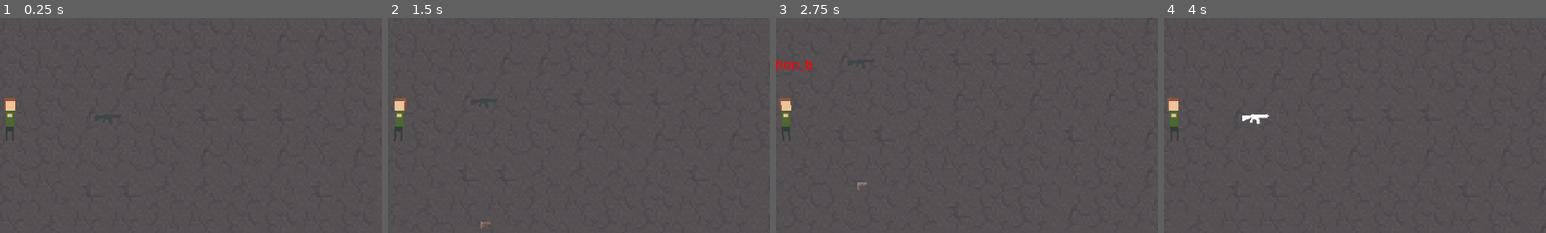
Above: before the commit, frames 1-4 (left to right).
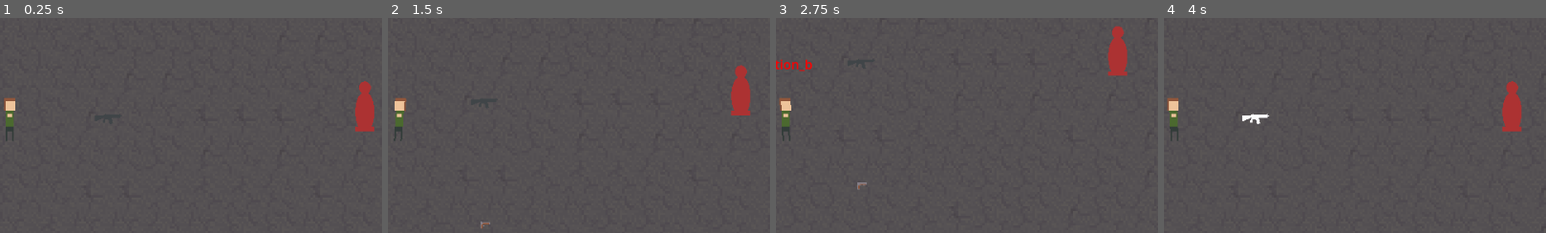
Above: after the commit, the same moments.

Repository: vikkio88/nigghiazza
Game: Godot game, scene res://levels/TestLevel.tscn
Two runs of this game, one before a commit and one after it. Both use one fixed random seed, a clock stepped at 60 frames per second and the inputs below.
Inputs (mouse positions are % of the whole screen's width and height, from its top left):
- Up to frame 1 (0.25 s): no input
- Up to frame 2 (1.5 s): tap Enter at 0.5 s; move the mouse to (72, 45) at 0.52 s; hold D (right) 0.53-1.28 s; hold Right mouse button (ads) 0.53-1.28 s; move the mouse to (30, 55) at 1.27 s; hold S (down) from 1.28 s (still down); tap E (action_a) at 1.35 s
- Up to frame 3 (2.75 s): right-click (30, 55) at 1.55 s; move the mouse to (60, 28) at 2.02 s; release S (down) at 2.03 s; hold D (right) from 2.03 s (still down); hold Right mouse button (ads) from 2.03 s (still down); tap Q (action_b) at 2.1 s
- Up to frame 4 (4 s): move the mouse to (45, 70) at 2.77 s; release D (right) at 2.78 s; release Right mouse button (ads) at 2.78 s; hold W (up) 2.78-3.53 s; right-click (45, 70) at 2.85 s; move the mouse to (80, 65) at 3.52 s; hold A (left) from 3.53 s (still down); hold Right mouse button (ads) from 3.53 s (still down); tap F (inspect) at 3.6 s
The pictures show only the part of the screen within x 49-99%, y 26-76%; the shares and areas given below are measured in that part.

The runs differ from the first frame. In frame 1, 1.0% of the frame differs, in the area x 93-98%, y 29-53%; in frame 2, 1.0%; in frame 3, 0.9%; in frame 4, 1.0%, in the area x 88-94%, y 29-53%.

Commit message:
adding test dummy

Diff:
--- /dev/null
+++ b/actors/enemies/dummy/dummy.gd
@@ -0,0 +1,22 @@
+extends RigidBody2D
+
+@onready var body: CollisionShape2D = $body
+@onready var head: CollisionShape2D = $head
+@onready var dmg_ph: Node2D = $dmg
+@onready var sprite: Sprite2D = $sprite
+
+const HEADSHOT_THRESHOLD: float = 23.0
+const BODYSHOT_THRESHOLD: float = 60.0
+
+
+#region HitLogic
+func hit(point: Vector2, base_dmg: float) -> void:
+	var head_d = head.global_position.distance_to(point)
+	var body_d = body.global_position.distance_to(point)
+	var type = "body shot"
+	var damage = base_dmg
+	if head_d < HEADSHOT_THRESHOLD or head_d < body_d:
+		type = "Headshot!"
+		damage *= 2
+	HudFactory.add_floating_critical("%s - %d" % [type, damage], dmg_ph)
+#endregion
--- /dev/null
+++ b/actors/enemies/dummy/dummy.tscn
@@ -0,0 +1,31 @@
+[gd_scene load_steps=5 format=3 uid="uid://cgy4d1haw5tu8"]
+
+[ext_resource type="Script" path="res://actors/enemies/dummy/dummy.gd" id="1_l80wu"]
+[ext_resource type="Texture2D" uid="uid://bo0lb6ay0d50o" path="res://actors/enemies/dummy/dummy.png" id="2_6o2yy"]
+
+[sub_resource type="CircleShape2D" id="CircleShape2D_y3k78"]
+radius = 8.06226
+
+[sub_resource type="CapsuleShape2D" id="CapsuleShape2D_y2cux"]
+radius = 12.0
+height = 46.0
+
+[node name="dummy" type="RigidBody2D"]
+mass = 600.0
+script = ExtResource("1_l80wu")
+
+[node name="sprite" type="Sprite2D" parent="."]
+position = Vector2(0, -2)
+scale = Vector2(0.5, 0.5)
+texture = ExtResource("2_6o2yy")
+
+[node name="head" type="CollisionShape2D" parent="."]
+position = Vector2(0, -25)
+shape = SubResource("CircleShape2D_y3k78")
+
+[node name="body" type="CollisionShape2D" parent="."]
+position = Vector2(0, 6)
+shape = SubResource("CapsuleShape2D_y2cux")
+
+[node name="dmg" type="Node2D" parent="."]
+position = Vector2(1, -80)
--- a/actors/items/weapons/bullet.gd
+++ b/actors/items/weapons/bullet.gd
@@ -39,3 +39,16 @@
 
 func destroy():
 	queue_free()
+
+
+func _on_area_body_entered(body: Node2D) -> void:
+	set_freeze_enabled(true)
+	if body.has_method("hit"):
+		body.hit(global_position, _base_dmg)
+		#var hole = hole_scene.instantiate()
+		#body.add_hole(hole)
+		#if _hit_point == Vector2.ZERO:
+			#hole.global_position = global_position
+		#else:
+			#hole.global_position = _hit_point
+	destroy()
--- a/actors/items/weapons/bullet.tscn
+++ b/actors/items/weapons/bullet.tscn
@@ -12,10 +12,14 @@
 mass = 0.1
 script = ExtResource("1_bctv6")
 
-[node name="collider" type="CollisionShape2D" parent="."]
-position = Vector2(0, -5)
-shape = SubResource("CapsuleShape2D_ac0fu")
-
 [node name="sprite" type="Sprite2D" parent="."]
 scale = Vector2(0.1, 0.1)
 texture = ExtResource("2_1mexk")
+
+[node name="area" type="Area2D" parent="."]
+
+[node name="collider" type="CollisionShape2D" parent="area"]
+position = Vector2(-2.27374e-13, -5)
+shape = SubResource("CapsuleShape2D_ac0fu")
+
+[connection signal="body_entered" from="area" to="." method="_on_area_body_entered"]
--- a/levels/TestLevel.tscn
+++ b/levels/TestLevel.tscn
@@ -6,6 +6,7 @@
 [ext_resource type="PackedScene" uid="uid://n4xw3vnwyyyi" path="res://hud/Hud.tscn" id="2_f6t6v"]
 [ext_resource type="PackedScene" uid="uid://mr6f5tlr1j8l" path="res://actors/items/pickables/m4_pickable.tscn" id="3_fhmop"]
 [ext_resource type="PackedScene" uid="uid://ca5mpesux85t8" path="res://actors/items/pickables/pistol_pickable.tscn" id="5_saewu"]
+[ext_resource type="PackedScene" uid="uid://cgy4d1haw5tu8" path="res://actors/enemies/dummy/dummy.tscn" id="7_jm8yg"]
 
 [sub_resource type="TileSetAtlasSource" id="TileSetAtlasSource_namha"]
 texture = ExtResource("2_am7n2")
@@ -1433,3 +1434,7 @@
 [node name="Hud" parent="player" instance=ExtResource("2_f6t6v")]
 
 [node name="Camera2D" type="Camera2D" parent="player"]
+
+[node name="dummy" parent="." instance=ExtResource("7_jm8yg")]
+position = Vector2(659, 109)
+scale = Vector2(1, 1)
Binary file added: actors/enemies/dummy/dummy.png
Not shown, added: actors/enemies/dummy/dummy.png.import
Not shown: 1 places in levels/TestLevel.tscn that only renumber resources
